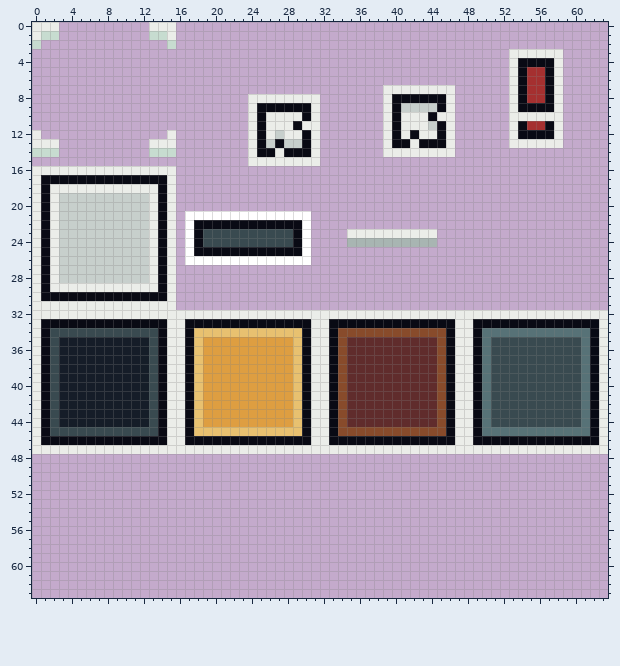
Two versions of one pixel-art file, Assets/Sprites/UI.aseprite. This is how it looked before the edit.
64x64 pixels, 1 frame.
Once edited:
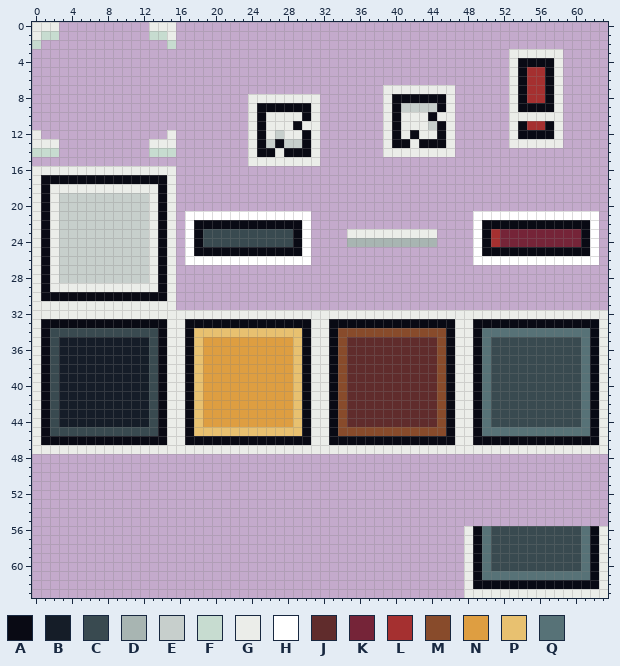
Palette (. is transparent): A #090a14  B #151d28  C #394a50  D #a8b5b2  E #c7cfcc  F #c7dcd0  G #ebede9  H #ffffff  J #602c2c  K #752438  L #a53030  M #884b2b  N #de9e41  P #e8c170  Q #577277
Diff:
{"y":21,"x":49,"old":"..............","new":"HHHHHHHHHHHHHH"}
{"y":22,"x":49,"old":"..............","new":"HAAAAAAAAAAAAH"}
{"y":23,"x":49,"old":"..............","new":"HALKKKKKKKKKAH"}
{"y":24,"x":49,"old":"..............","new":"HALKKKKKKKKKAH"}
{"y":25,"x":49,"old":"..............","new":"HAAAAAAAAAAAAH"}
{"y":26,"x":49,"old":"..............","new":"HHHHHHHHHHHHHH"}
{"y":56,"x":48,"old":"................","new":"GAQCCCCCCCCCCQAG"}
{"y":57,"x":48,"old":"................","new":"GAQCCCCCCCCCCQAG"}
{"y":58,"x":48,"old":"................","new":"GAQCCCCCCCCCCQAG"}
{"y":59,"x":48,"old":"................","new":"GAQCCCCCCCCCCQAG"}
{"y":60,"x":48,"old":"................","new":"GAQCCCCCCCCCCQAG"}
{"y":61,"x":48,"old":"................","new":"GAQQQQQQQQQQQQAG"}
{"y":62,"x":48,"old":"................","new":"GAAAAAAAAAAAAAAG"}
{"y":63,"x":48,"old":"................","new":"GGGGGGGGGGGGGGGG"}
{"label":"added","picture_box":[473,211,599,265]}
{"label":"added","picture_box":[464,526,608,598]}
